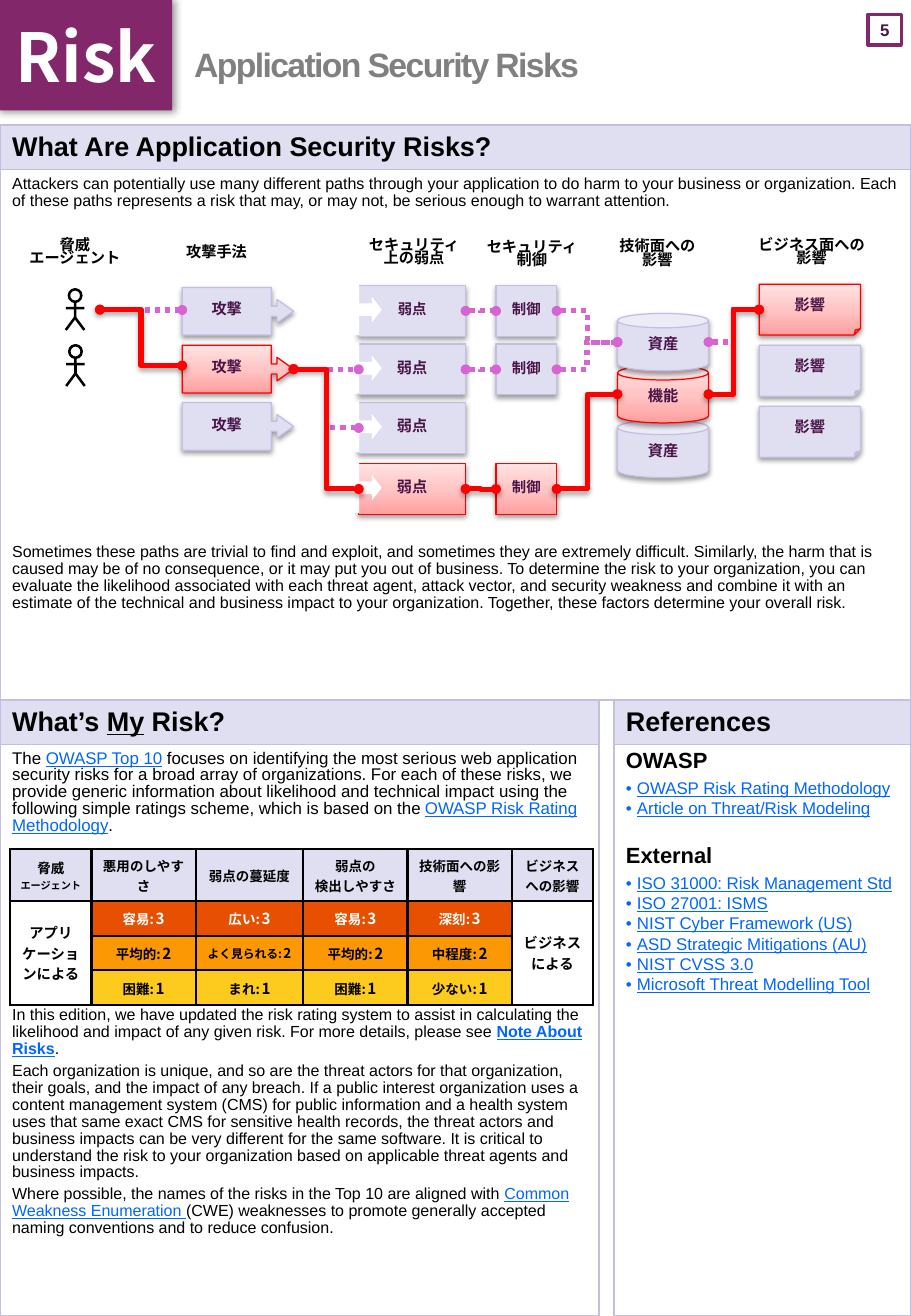
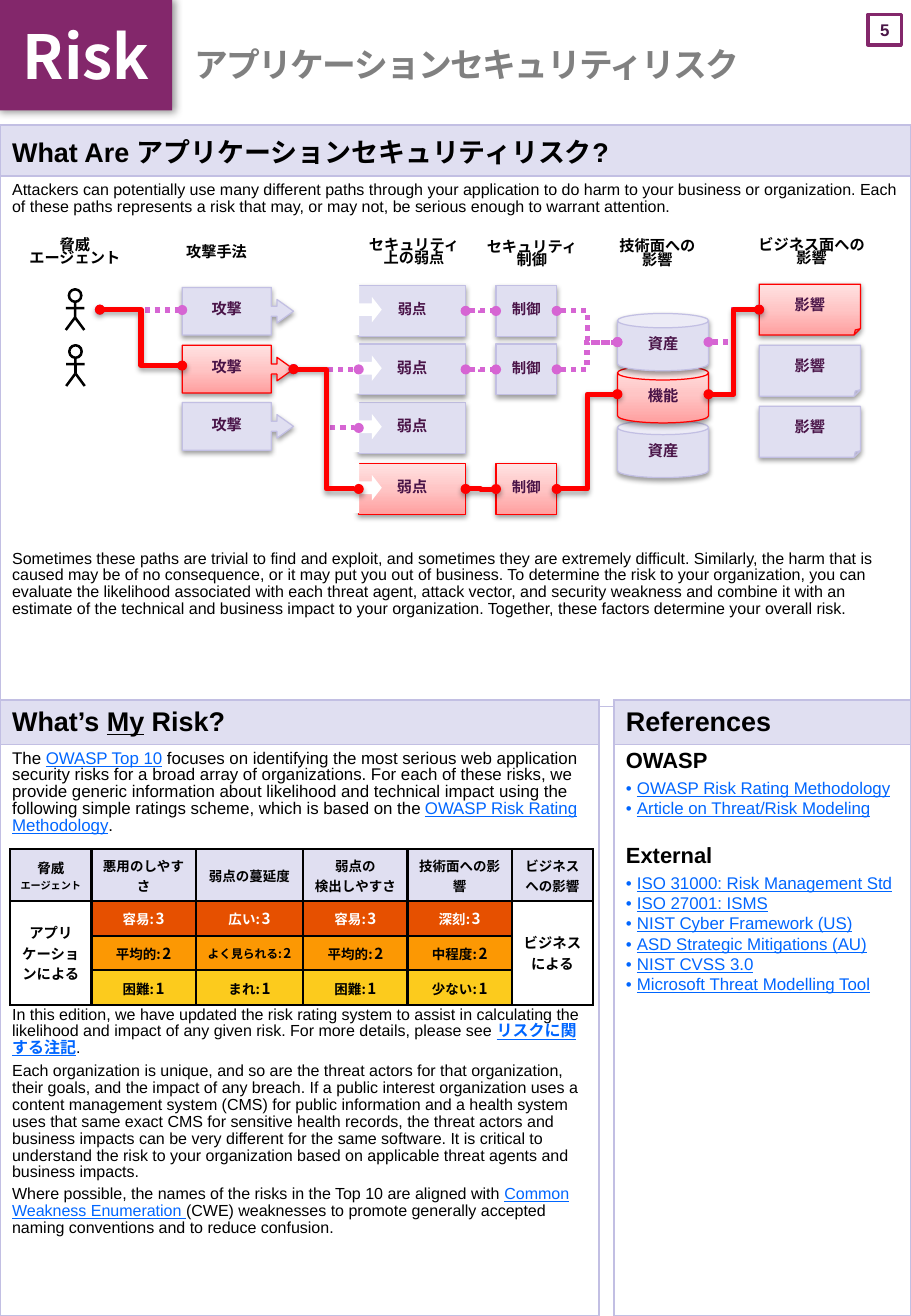
Before and after one commit to OWASP/Top10, a slide deck: slide 6 of 2017/ja/pptx_file/OWASP Top 10-2017_ja_DIN-A4.pptx. Drawn at 911x1316 pixels with LibreOffice and Linux fonts; fonts in the diff are those of the drawing. Boxes give left, top, right and bottom in pixels: in the first picture for what was removed or moved away, otherwise in the second. Text is boxed around its words. In the diff, an @@ line names an element or a change of style, - is before the commit and + after.

```diff
--- a/2017/ja/pptx_file/OWASP Top 10-2017_ja_DIN-A4.pptx
+++ b/2017/ja/pptx_file/OWASP Top 10-2017_ja_DIN-A4.pptx
@@ text "Risk" at (0,0,172,111): size 40 to 36 pt @@
@@ title at (194,48,739,80): text changed @@
-Application Security Risks
+アプリケーションセキュリティリスク
@@ table at (0,125,911,700) @@
-row 1, column 1: What Are Application Security Risks?
+row 1, column 1: What Are アプリケーションセキュリティリスク?
@@ table at (0,700,599,1315) @@
-row 2, column 1: The OWASP Top 10 focuses on identifying the most serious web application security risks for a broad array of organizations. For each of these risks, we provide generic information about likelihood and technical impact using the following simple ratings scheme, which is based on the OWASP Risk Rating Methodology. / In this edition, we have updated the risk rating system to assist in calculating the likelihood and impact of any given risk. For more details, please see Note About Risks. / Each organization is unique, and so are the threat actors for that organization, their goals, and the impact of any breach. If a public interest organization uses a content management system (CMS) for public information and a health system uses that same exact CMS for sensitive health records, the threat actors and business impacts can be very different for the same software. It is critical to understand the risk to your organization based on applicable threat agents and business impacts. / Where possible, the names of the risks in the Top 10 are aligned with Common Weakness Enumeration (CWE) weaknesses to promote generally accepted naming conventions and to reduce confusion.
+row 2, column 1: The OWASP Top 10 focuses on identifying the most serious web application security risks for a broad array of organizations. For each of these risks, we provide generic information about likelihood and technical impact using the following simple ratings scheme, which is based on the OWASP Risk Rating Methodology. / In this edition, we have updated the risk rating system to assist in calculating the likelihood and impact of any given risk. For more details, please see リスクに関する注記. / Each organization is unique, and so are the threat actors for that organization, their goals, and the impact of any breach. If a public interest organization uses a content management system (CMS) for public information and a health system uses that same exact CMS for sensitive health records, the threat actors and business impacts can be very different for the same software. It is critical to understand the risk to your organization based on applicable threat agents and business impacts. / Where possible, the names of the risks in the Top 10 are aligned with Common Weakness Enumeration (CWE) weaknesses to promote generally accepted naming conventions and to reduce confusion.
```
Also in this commit, not shown: 17 other slides changed.
